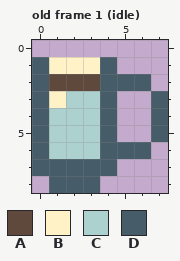
Edited in one commit: pixel-art file (app/CicadaApp/Art/sprites/bookworm-2026-10-01/src/room-mug.aseprite). The picture above was drawn from the file before the commit.
8x9 pixels, 1 frame. Shown: old frame 1 (idle). The commit also changed other frames, which this record leaves out.
Palette (. is transparent): A #5e493c  B #fff2c7  C #add1cf  D #465d69
Pixels before, old frame 1 (idle), first column x 0:
1 DBBBD...
2 DAAADDD.
3 DBCCD..D
4 DCCCD..D
5 DCCCD..D
6 DCCCDDD.
7 DDDDD...
8 .DDD....
After:
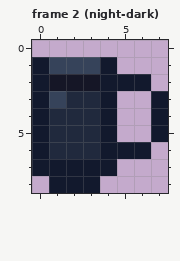
A new or re-ordered frame is compared with the old frame closest to it.
The edit:
frames 1 -> 3
colour A: #5e493c -> #151626
colour B: #fff2c7 -> #36435a
colour C: #add1cf -> #20293d
colour D: #465d69 -> #12192d
Changed places in both pictures, as pixel boxes (x1, y1, x2, y2):
changed: (32, 57, 168, 193)
